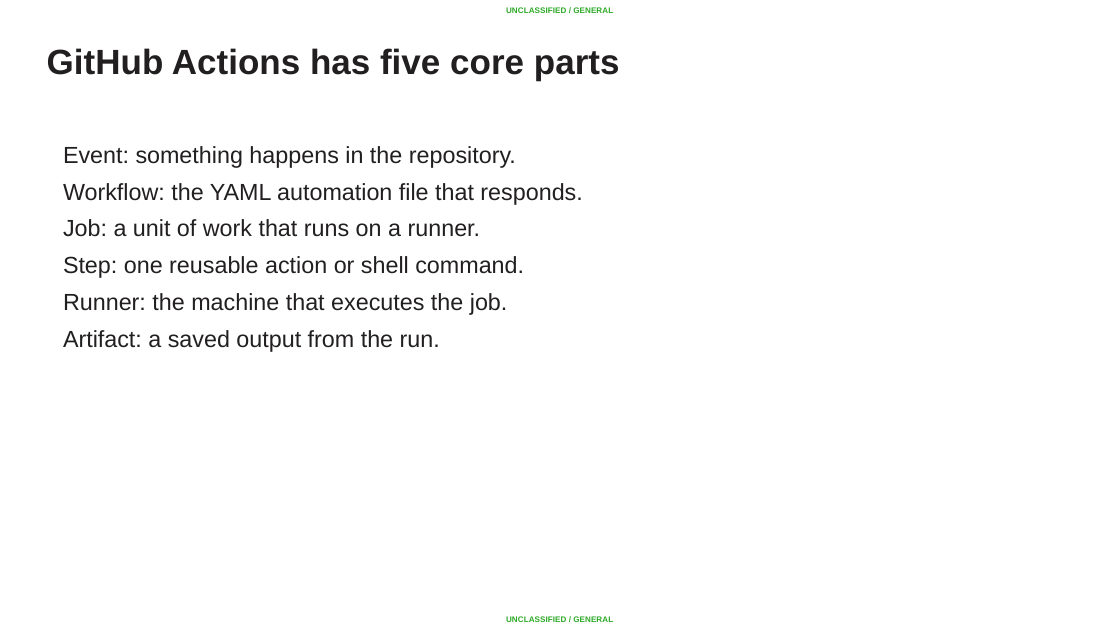
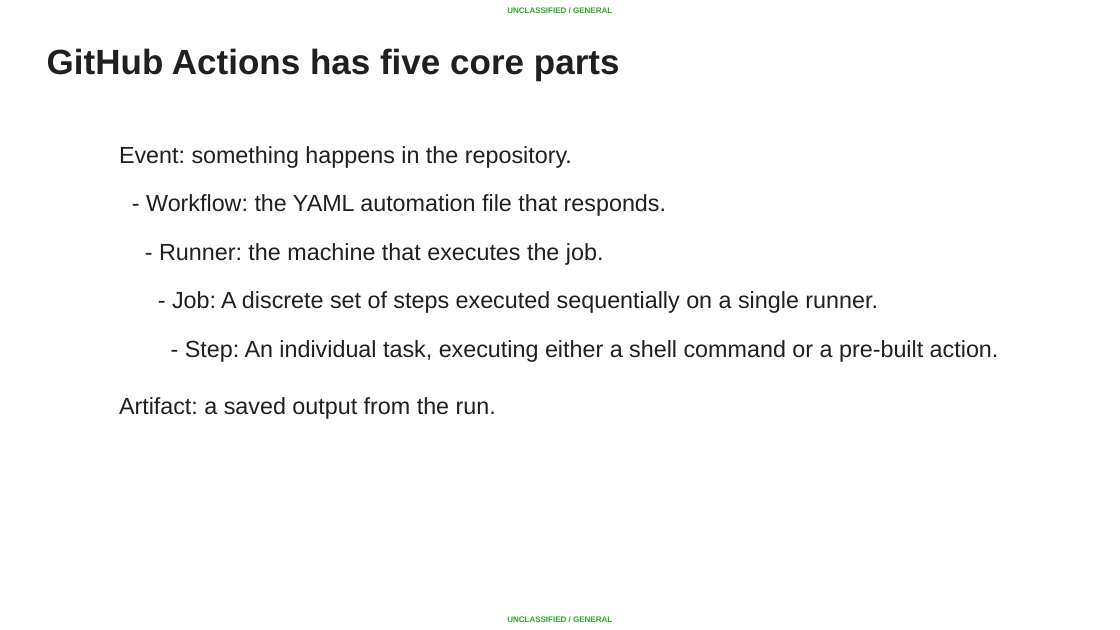
Before and after one commit to AC-Fab/summer-course, a slide deck: slide 10 of DevOps/Lesson 04-05 - CICD and Terraform/CI-CD-Terraform-back-to-back-class.pptx (slide 9 before the commit). Drawn at 1120x630 pixels with LibreOffice and Linux fonts; fonts in the diff are those of the drawing; background and template pictures are left out. Boxes give left, top, right and bottom in pixels: in the first picture for what was removed or moved away, otherwise in the second. Text is boxed around its words. In the diff, an @@ line names an element or a change of style, - is before the commit and + after.

Commit message:
updated Powerpoint

```diff
--- a/DevOps/Lesson 04-05 - CICD and Terraform/CI-CD-Terraform-back-to-back-class.pptx
+++ b/DevOps/Lesson 04-05 - CICD and Terraform/CI-CD-Terraform-back-to-back-class.pptx
@@ text at bbox=[119, 146, 572, 419]: indent changed; more space between paragraphs; line spacing 0.95 to 1 @@
@@ text at bbox=[146, 194, 999, 362]: text changed @@
-Workflow: the YAML automation file that responds.
-Job: a unit of work that runs on a runner.
-Step: one reusable action or shell command.
-Runner: the machine that executes the job.
+- Workflow: the YAML automation file that responds.
+- Runner: the machine that executes the job.
+- Job: A discrete set of steps executed sequentially on a single runner.
+- Step: An individual task, executing either a shell command or a pre-built action.
```
Also in this commit, not shown: 26 other slides changed, 4 slides added, 1 slide removed.
